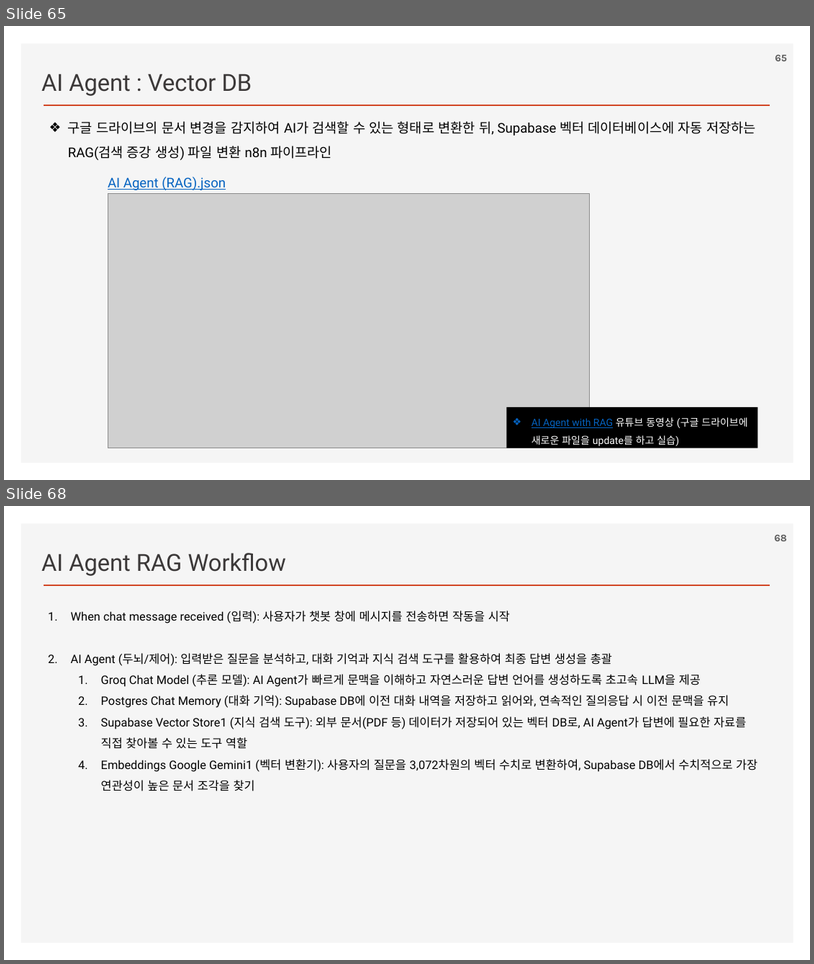
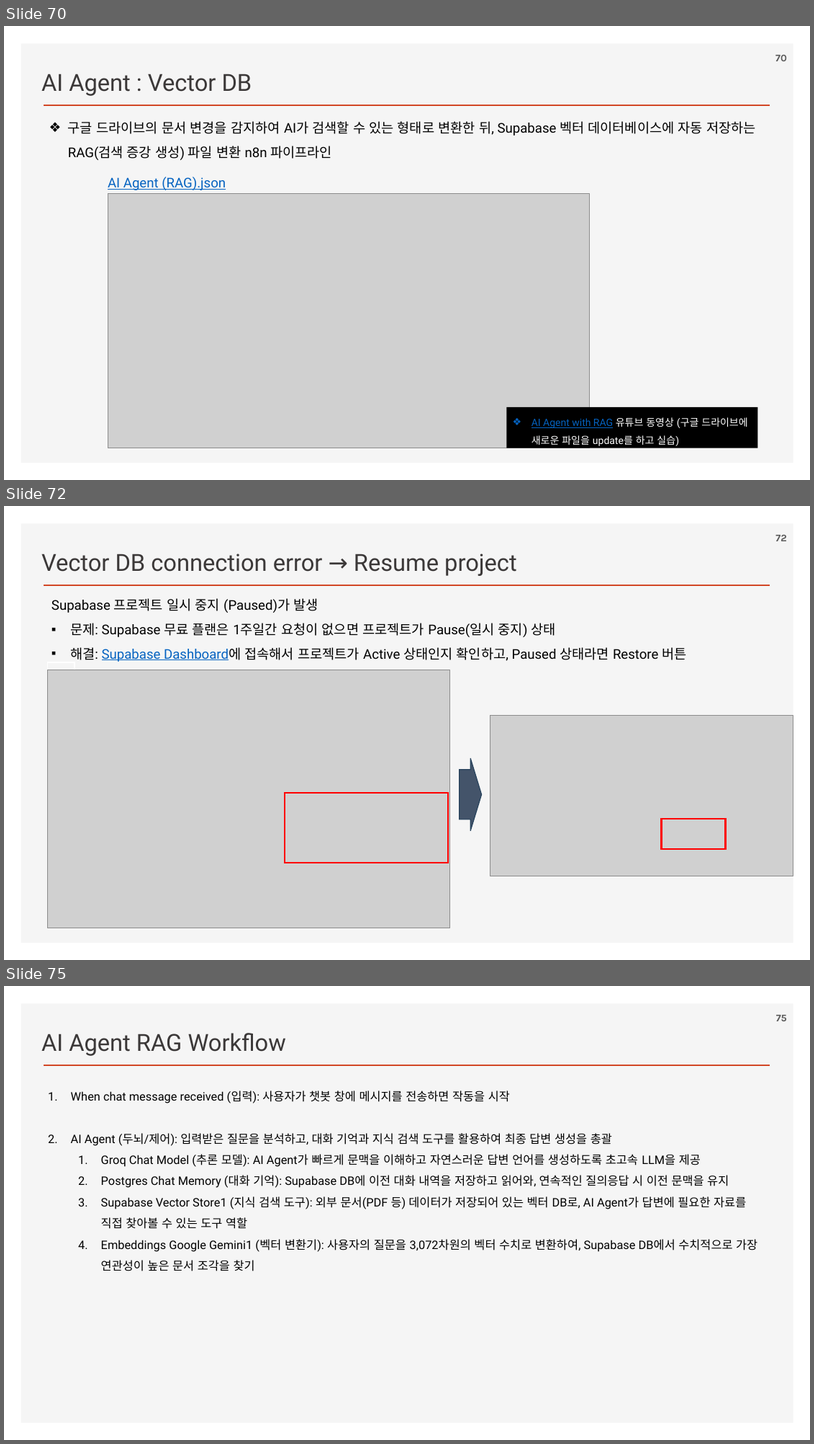
Before and after one commit to ancestor9/2026_Fall_AI-Workflow, a slide deck: PPTs/04_AI Workflow_n8n.pptx. Shown one above the other, each under a label of ours: slides 65 and 68 before the commit, slides 70, 72 and 75 after it; the slides between them are not shown. The pictures are 814x964 and 814x1444 pixels, drawn with LibreOffice and Linux fonts; fonts in the diff are those of the drawing; grey boxes stand for pictures; background and template pictures are left out. Boxes give left, top, right and bottom in pixels: in the first picture for what was removed or moved away, otherwise in the second. Text is boxed around its words. In the diff, an @@ line names an element or a change of style, - is before the commit and + after.

```diff
--- a/PPTs/04_AI Workflow_n8n.pptx
+++ b/PPTs/04_AI Workflow_n8n.pptx
@@ slide 72 added at (4, 506, 810, 960), background #FFFFFF; not listed: 2 template elements that a slide beside it also shows @@
@@ page number added at (776, 535, 787, 541), 12 pt, text #595959, bold @@
+72
@@ text added at (41, 554, 517, 576), 28 pt, text #3B3838 @@
+Vector DB connection error → Resume project
@@ text added at (52, 598, 687, 662), 16 pt, text #000000 @@
+Supabase 프로젝트 일시 중지 (Paused)가 발생
+▪ 문제: Supabase 무료 플랜은 1주일간 요청이 없으면 프로젝트가 Pause(일시 중지) 상태
+▪ 해결: Supabase Dashboard에 접속해서 프로젝트가 Active 상태인지 확인하고, Paused 상태라면 Restore 버튼
@@ rectangle added at (47, 663, 75, 687), outline #FFFFFF 1.5 pt @@
@@ picture added at (47, 669, 450, 928) @@
@@ picture added at (491, 716, 793, 875) @@
@@ right arrow added at (460, 758, 482, 831), fill #44546A, outline #28445D 1 pt @@
@@ rectangle added at (285, 793, 448, 862), outline #FF0000 2.25 pt @@
@@ rectangle added at (662, 818, 726, 849), outline #FF0000 2.25 pt @@
@@ what was slide 65 is now slide 70 @@
@@ page number at (776, 55, 787, 61): text changed @@
-65
+70
@@ what was slide 68 is now slide 75 @@
@@ page number at (777, 1015, 787, 1021): text changed @@
-68
+75
```
Also in this commit, not shown: 5 slides changed, 8 other slides added.
